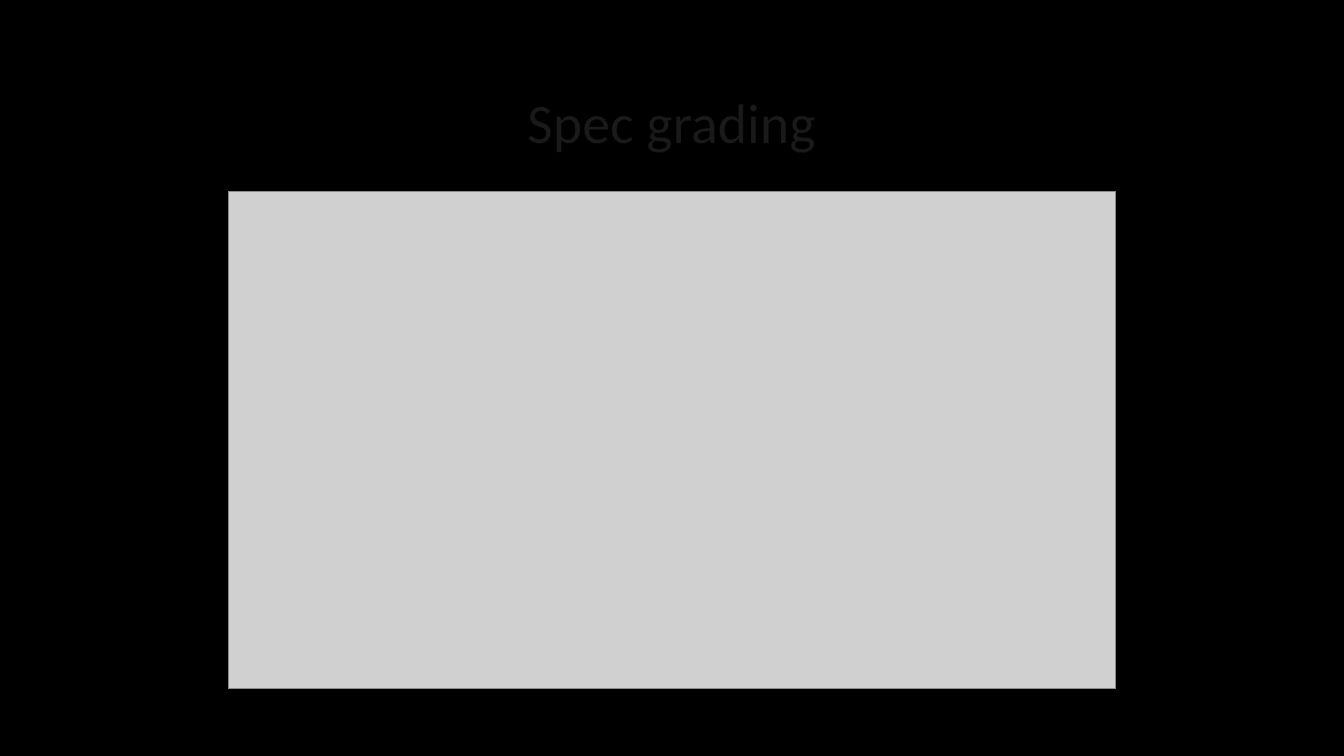
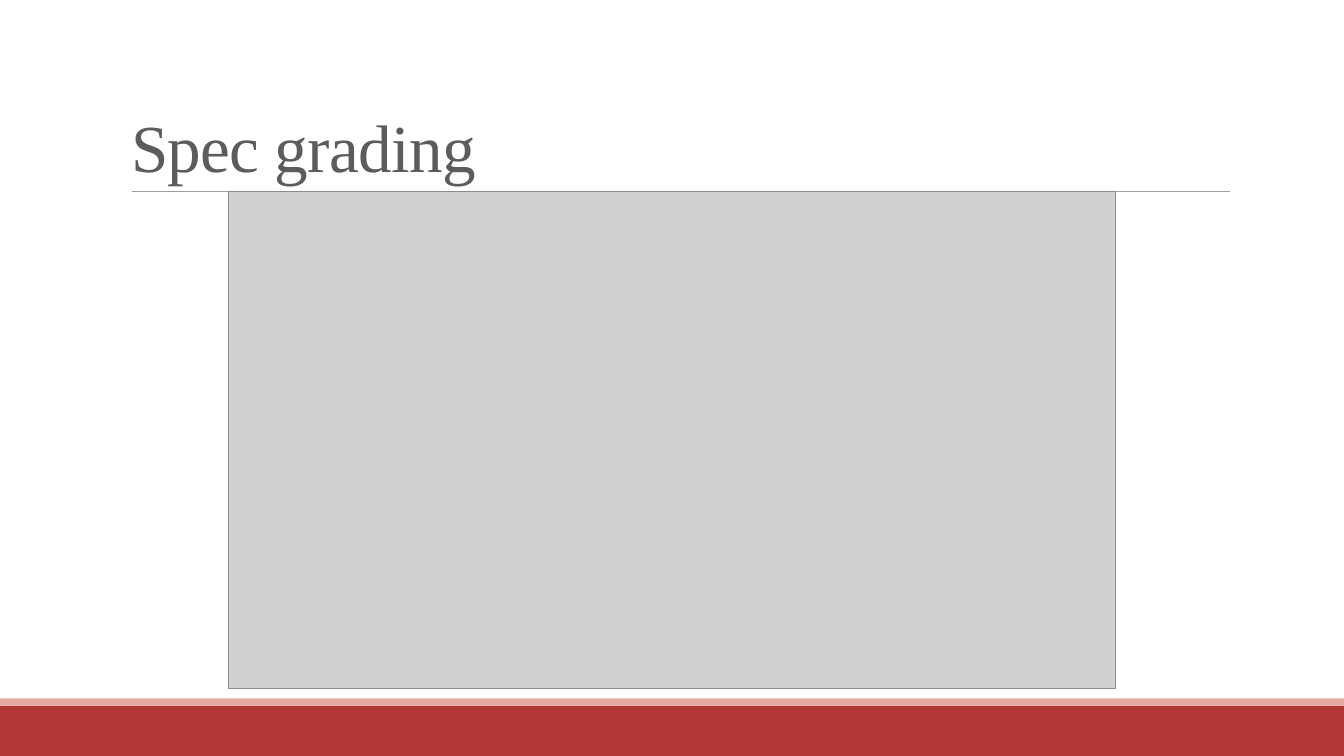
Before and after one commit to communitymaplab/geog4300_datascience, a slide deck: slide 16 of in_class_slides/geog4300_L01-Introductions.pptx. Drawn at 1344x756 pixels with LibreOffice and Linux fonts; fonts in the diff are those of the drawing; grey boxes stand for pictures; background and template pictures are left out. Boxes give left, top, right and bottom in pixels: in the first picture for what was removed or moved away, otherwise in the second. Text is boxed around its words. In the diff, an @@ line names an element or a change of style, - is before the commit and + after.

```diff
--- a/in_class_slides/geog4300_L01-Introductions.pptx
+++ b/in_class_slides/geog4300_L01-Introductions.pptx
@@ background picture (left out) to #FFFFFF @@
@@ title "Spec grading": place and size @@
-title "Spec grading" at [101,68,1242,174]
+title "Spec grading" at [131,125,476,185]
@@ title "Spec grading" at [131,125,476,185]: size 40 to 48 pt, font Calibri to Times New Roman, text colour #FFFFFF to #5C5C5C, letter spacing 0 to -0.5 pt, letter outline #404040 0.75 pt to none; alignment centre to left; line spacing 1 to 0.85; vertical alignment middle to bottom @@
@@ line added from (132, 192) to (1231, 192), #9F9F9F 0.5 pt @@
@@ rectangle added at [0,706,1344,756], fill #B23838 @@
@@ rectangle added at [0,699,1344,706], fill #E5A99F @@
```
Also in this commit, not shown: 19 other slides changed, 7 other files.
